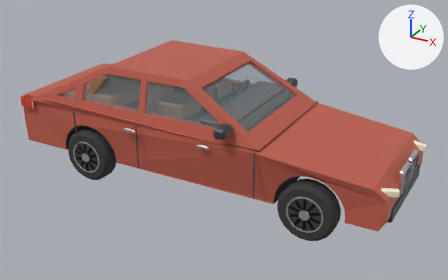
An edit to the glTF model public/games/flip/dmw3.glb, drawn before and after from the same camera.
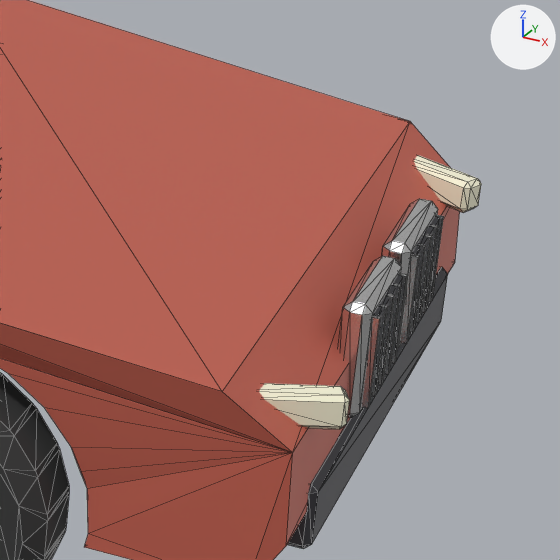
The first picture shows the older version from a camera (50 mm lens) standing at (3.56, -6.23, 3.65) and looking at (0.14, -0.01, 0.54). The close-ups show the older and then the newer version on the part from 73% to 99% of the width and 38% to 80% of the height of that picture. Only the edits that show in the close-ups are written down. The lights are fixed; the arrows at upper right show +X, +Y and +Z. The close-ups show mesh edges as thin lines. Vertices at exactly the same position are counted once.

The first close-up shows 'Body.006', 'Chrome.006', 'Dark.006', 'Headlight.006', 'Tire.006'.
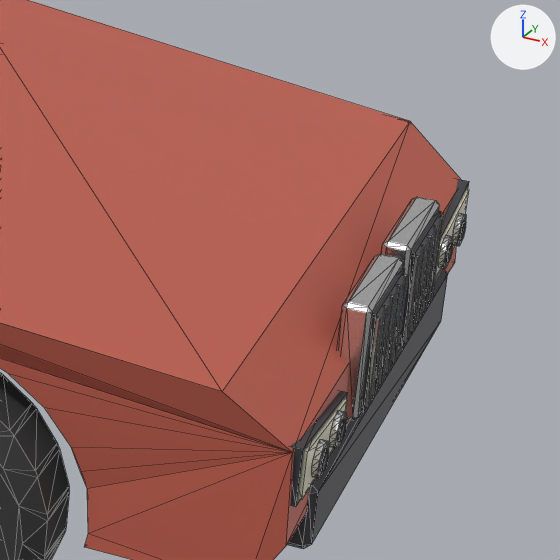
Changed parts and their boxes (x1, y1, x2, y2) in the close-ups (560 x 560 px; the box of a moved part takes in the faces that stretch with it):
'Chrome.006', reshaped
    before: (338, 199, 444, 418)
    after: (312, 197, 466, 478)
'Dark.006', reshaped
    before: (287, 216, 448, 549)
    after: (287, 179, 469, 549)
'Headlight.006', reshaped (23% narrower, 13% taller)
    before: (259, 155, 481, 429)
    after: (299, 189, 469, 500)
part 1 of me_chrome_005, added
    after: (438, 235, 453, 269)
part 2 of me_chrome_005, added
    after: (453, 213, 466, 246)
part 3 of me_chrome_005, added
    after: (329, 410, 347, 448)
part 4 of me_chrome_005, added
    after: (312, 439, 329, 478)
part 5 of me_chrome_005, moved or reshaped
    before: (338, 199, 438, 418)
    after: (337, 197, 439, 420)
part 6 of me_dark_005, added
    after: (399, 210, 441, 347)
part 7 of me_dark_005, added
    after: (360, 268, 405, 412)
part 8 of me_dark_005, added
    after: (446, 243, 453, 263)
part 9 of me_dark_005, added
    after: (459, 221, 466, 241)
part 10 of me_dark_005, added
    after: (338, 419, 346, 442)
part 11 of me_dark_005, added
    after: (320, 448, 329, 472)
part 12 of me_dark_005, deleted
    before: (371, 274, 402, 394)
part 13 of me_dark_005, deleted (mostly hidden)
    before: (409, 216, 439, 331)
part 14 of me_dark_005, added
    after: (290, 179, 469, 507)

Diff of the bpy script that builds the scene:
```diff
--- a/public/games/flip/dmw3.glb.py
+++ b/public/games/flip/dmw3.glb.py
@@ me_chrome_005 @@
-me_chrome_005.from_pydata(...)  # 260 vertices, 448 faces; spans x -2.54..2.45, y -0.92..0.92, z 0.2..1.28
+me_chrome_005.from_pydata(...)  # 372 vertices, 656 faces; spans x -2.54..2.45, y -0.92..0.92, z 0.2..1.28
+# me_chrome_005 part 1: a new loose piece of 28 vertices spanning x 2.42..2.44, y 0.46..0.54, z 0.53..0.61, in mat_chrome (white #e7e7e7)
+# me_chrome_005 part 2: a new loose piece of 28 vertices spanning x 2.42..2.44, y 0.61..0.69, z 0.53..0.61, in mat_chrome (white #e7e7e7)
+# me_chrome_005 part 3: a new loose piece of 28 vertices spanning x 2.42..2.44, y -0.54..-0.46, z 0.53..0.61, in mat_chrome (white #e7e7e7)
+# me_chrome_005 part 4: a new loose piece of 28 vertices spanning x 2.42..2.44, y -0.69..-0.61, z 0.53..0.61, in mat_chrome (white #e7e7e7)
+# me_chrome_005 part 5
+# 8 vertices in x 2.37..2.43, y -0.33..0.33, z 0.52 move by (0.0, 0.0, -0.01)
+# 8 vertices in x 2.37..2.43, y -0.33..0.33, z 0.76 move by (0.0, 0.0, 0.01)
+# 4 vertices in x 2.39, y -0.04..0.04, z 0.5..0.78 move by (-0.01, 0.0, 0.0)
+# 4 vertices in x 2.39, y -0.33..0.33, z 0.52 move by (-0.01, 0.0, -0.01)
+# 4 vertices in x 2.39, y -0.33..0.33, z 0.76 move by (-0.01, 0.0, 0.01)
+# 20 vertices move from x 2.37..2.43, y -0.31..0.31, z 0.5..0.78 to x 2.37..2.43, y -0.32..0.32, z 0.5..0.78
 me_chrome_005.materials.append(mat_chrome)
@@ me_dark_005 @@
-me_dark_005.from_pydata(...)  # 324 vertices, 588 faces; spans x -2.43..2.44, y -1.01..1.01, z 0.32..1.24
+me_dark_005.from_pydata(...)  # 404 vertices, 724 faces; spans x -2.43..2.44, y -1.01..1.01, z 0.32..1.24
+# me_dark_005 part 6: a new loose piece, a box spanning x 2.381..2.441, y 0.047..0.307, z 0.52..0.76, in mat_dark (dark grey #45454b)
+# me_dark_005 part 7: a new loose piece, a box spanning x 2.381..2.441, y -0.307..-0.047, z 0.52..0.76, in mat_dark (dark grey #45454b)
+# me_dark_005 part 8: a new loose piece of 24 vertices spanning x 2.43..2.44, y 0.48..0.53, z 0.54..0.59, in mat_dark (dark grey #45454b)
+# me_dark_005 part 9: a new loose piece of 24 vertices spanning x 2.43..2.44, y 0.62..0.67, z 0.54..0.59, in mat_dark (dark grey #45454b)
+# me_dark_005 part 10: a new loose piece of 24 vertices spanning x 2.43..2.44, y -0.53..-0.48, z 0.54..0.59, in mat_dark (dark grey #45454b)
+# me_dark_005 part 11: a new loose piece of 24 vertices spanning x 2.43..2.44, y -0.67..-0.62, z 0.54..0.59, in mat_dark (dark grey #45454b)
+# me_dark_005 part 12: the loose piece of 24 vertices spanning x 2.38..2.44, y -0.31..-0.05, z 0.52..0.76 is deleted
+# me_dark_005 part 13: the loose piece of 24 vertices spanning x 2.38..2.44, y 0.05..0.31, z 0.52..0.76 is deleted
+# me_dark_005 part 14: 16 vertices added at x 2.38..2.42, y -0.77..0.77, z 0.5..0.65
+# other edits to the shape of me_dark_005 do not show in these pictures
 me_dark_005.materials.append(mat_dark)
@@ me_headlight_005 @@
-me_headlight_005.from_pydata(...)  # 48 vertices, 88 faces; spans x 2.225..2.471, y -0.734..0.734, z 0.639..0.721
+me_headlight_005.from_pydata(...)  # 16 vertices, 24 faces; spans x 2.381..2.424, y -0.75..0.75, z 0.51..0.635
+# me_headlight_005 part 15: the whole mesh is rebuilt
 me_headlight_005.materials.append(mat_headlight)
```
